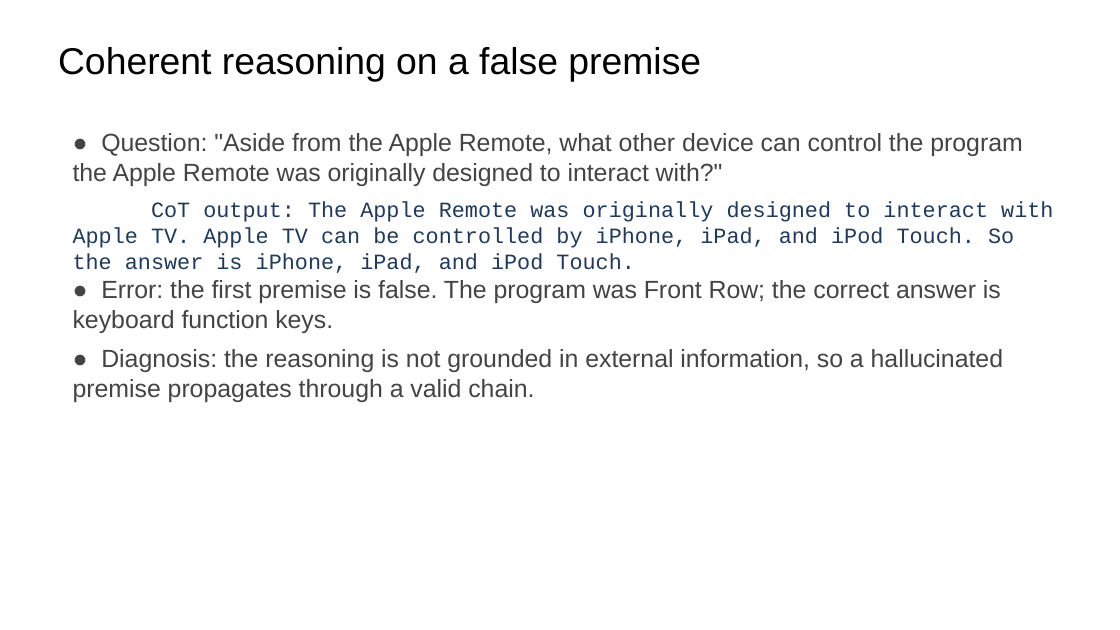
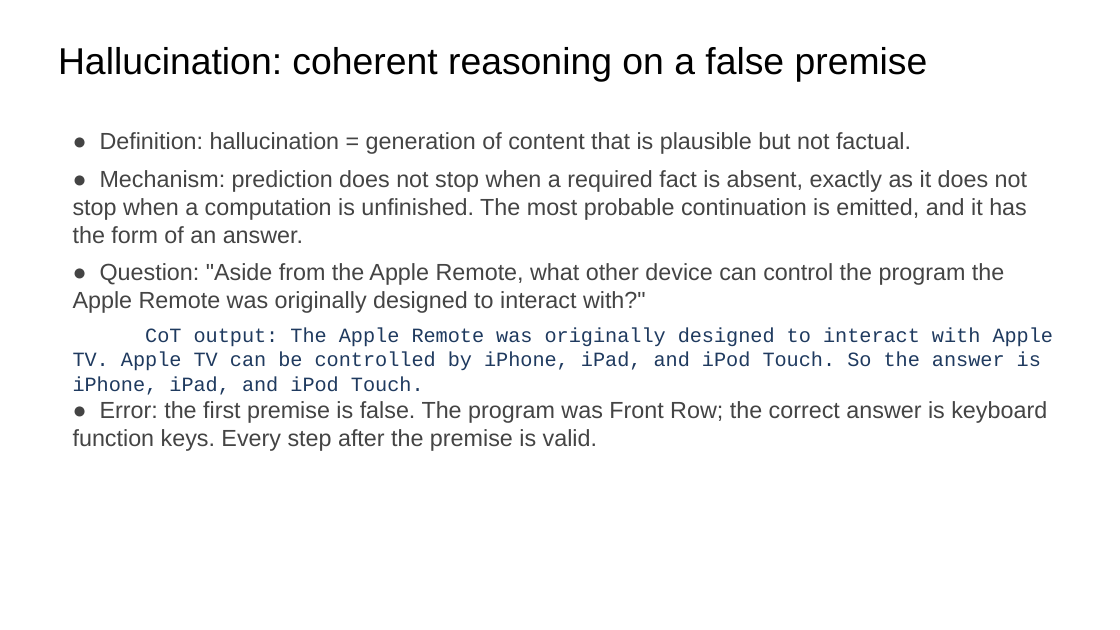
Before and after one commit to ralbu85/stml_2026, a slide deck: slide 18 of lectures/week02/slides-draft-w2.pptx (slide 19 before the commit). Drawn at 1120x630 pixels with LibreOffice and Linux fonts; fonts in the diff are those of the drawing. Boxes give left, top, right and bottom in pixels: in the first picture for what was removed or moved away, otherwise in the second. Text is boxed around its words. In the diff, an @@ line names an element or a change of style, - is before the commit and + after.

```diff
--- a/lectures/week02/slides-draft-w2.pptx
+++ b/lectures/week02/slides-draft-w2.pptx
@@ text at (58, 47, 928, 81): text changed @@
-Coherent reasoning on a false premise
+Hallucination: coherent reasoning on a false premise
@@ text at (73, 132, 1027, 243): paragraphs added @@
+● Definition: hallucination = generation of content that is plausible but not factual.
+● Mechanism: prediction does not stop when a required fact is absent, exactly as it does not stop when a computation is unfinished. The most probable continuation is emitted, and it has the form of an answer.
@@ text at (73, 263, 1054, 395): size 16 to 15 pt in "● Question: "Aside from the Apple Remote, ..."; size 14 to 13 pt in "CoT output: The Apple Remote was originally ..." @@
@@ text at (73, 401, 1047, 451): text changed; size 16 to 15 pt @@
-● Error: the first premise is false. The program was Front Row; the correct answer is keyboard function keys.
-● Diagnosis: the reasoning is not grounded in external information, so a hallucinated premise propagates through a valid chain.
+● Error: the first premise is false. The program was Front Row; the correct answer is keyboard function keys. Every step after the premise is valid.
```
Also in this commit, not shown: 2 other slides changed, 1 slide removed, 1 other file.
